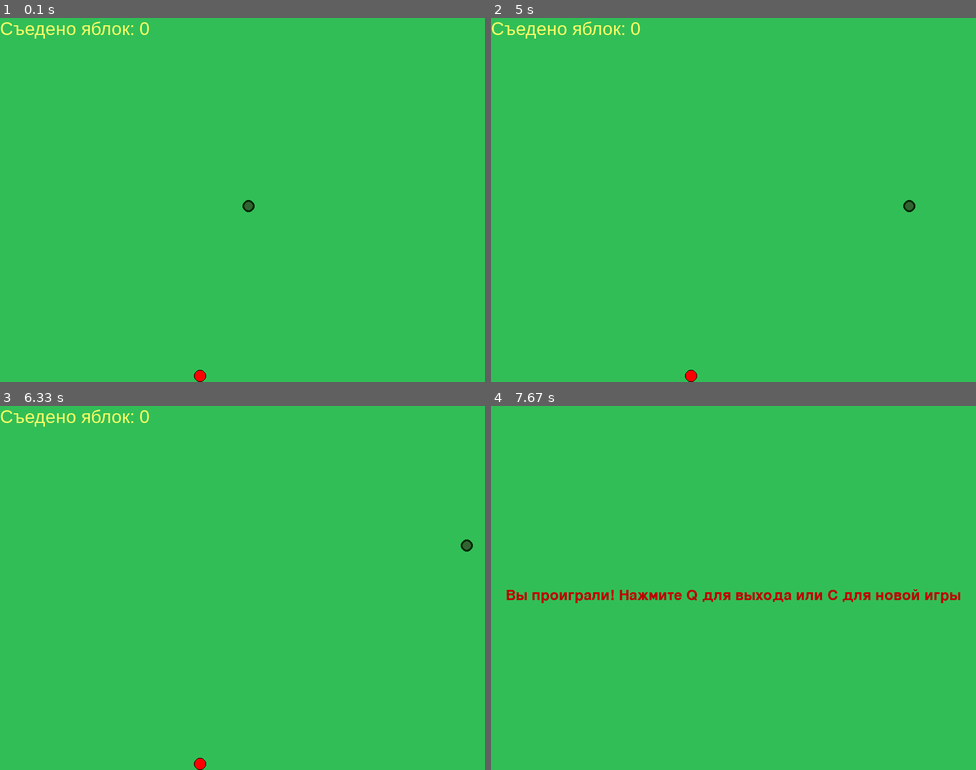
Above: before the commit, frames 1-4 (two rows, left to right).
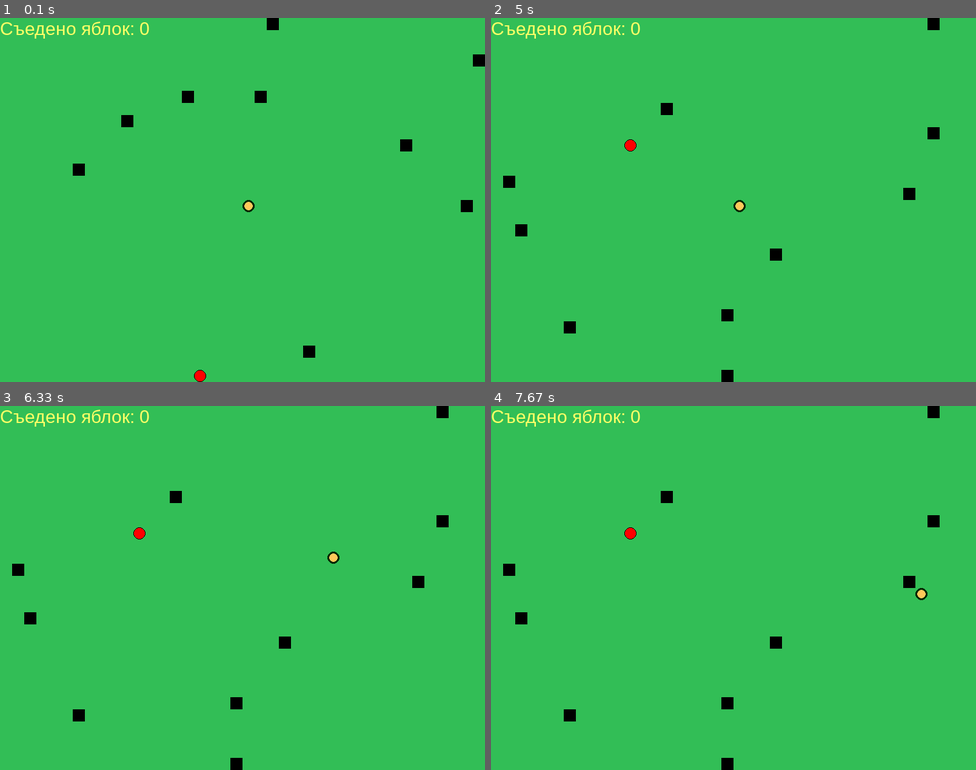
Above: after the commit, the same moments.

Repository: skylinetmk/MyPyGame
Game: pygame game, started from snake.py
The game is run twice, just before and just after one commit, with the same random seed, the same clock (stepped at 60 frames per second) and the same inputs.
Inputs:
- Up to frame 1 (0.1 s): no input
- Up to frame 2 (5 s): hold Right 0.33-0.8 s; hold Up 0.83-1.13 s; hold Right 1.17-1.63 s; hold Down 2.23-2.53 s; hold Left 2.57-2.97 s; hold Up 3-3.37 s; hold Right 3.4-4.03 s; hold Down 4.07-4.43 s; hold Left 4.47-4.93 s; tap C at 4.97 s
- Up to frame 3 (6.33 s): hold Right 5.3-5.77 s; hold Up 5.8-6.1 s; hold Right from 6.13 s (still down)
- Up to frame 4 (7.67 s): release Right at 6.6 s; hold Left 6.63-7.17 s; hold Down 7.2-7.5 s; hold Left from 7.53 s (still down)

The runs differ from the first frame. In frame 1, 0.8% of the frame differs, in the area x 15-100%, y 0-94%; in frame 2, 1.1%; in frame 3, 1.1%; in frame 4, 2.6%, in the area x 0-97%, y 0-100%.

Commit message:
Сделали функицию отрисовки препятсвий (my_barriers). Проверяем, чтоб еда не появилась в самом препятствии. Отрабатываем столкновение змейки с препятствием. Уровень препятствий можно регулировать, но пока в коде.

Diff:
--- a/snake.py
+++ b/snake.py
@@ -1,7 +1,6 @@
 import time
 import random
 import pygame
-
 
 #инициализируем pygame
 pygame.init()
@@ -20,13 +19,15 @@
 yellow = (255, 255, 102)
 dis_fon = (50, 190, 86)
 # змея
-snake_color1 = (50, 100, 50)
+snake_color1 = (255, 200, 90)
 snake_color2 = (40, 20, 100)
 snake_color_contur = (0, 40, 0)
 # еда
 food_color1 = (255, 0, 0)
 food_color2 = (0, 0, 0)
 dispay_mes_color = (190, 0, 0)
+#преграда
+barriers_color = (0, 0, 0)
 
 #стиль выводимого текста на экран при ошибках или окончании игры
 font_style = pygame.font.SysFont(None, 35)
@@ -36,7 +37,9 @@
 snake_speed = 10 #Ограничим скорость движения змейки
 snake_block = 20 #размер блока змейки
 
-
+#вводим уровень сложности (количество преград)
+#input_level = input("ВВЕДИТЕ УРОВЕНЬ СЛОЖНОСТИ:(1-100): ")
+input_level = 10
 #Создадим функцию, которая будет показывать нам сообщения на игровом экране.
 def display_message(msg,color):
     message_text = font_style.render(msg, True, color)
@@ -66,10 +69,27 @@
     pygame.draw.circle(dis, food_color1, [x + snake_block/2, y + snake_block/2],  snake_block/2) #само тело яблока
     pygame.draw.circle(dis, food_color2, [x + snake_block / 2, y + snake_block / 2], snake_block/2, 1) #окантовка яблока
 
+#функция отображения текущего счета
 def score(score_text):
    value = score_font.render("Съедено яблок: " + str(score_text), True, yellow)
    dis.blit(value, [0, 0])
 
+#функция отрисовки преград для змейки
+def my_barriers(barriers_list):
+    for i in barriers_list:
+        pygame.draw.rect(dis, barriers_color, [i[0], i[1], snake_block, snake_block])
+
+#функция формирования массива преград
+def barrierslist(level):
+    barriers_list = []
+    for i in range(level):
+            barier_x = round(random.randrange(0, display_width - snake_block) / snake_block) * snake_block
+            barier_y = round(random.randrange(0, display_height - snake_block) / snake_block) * snake_block
+            barriers_list.append([barier_x, barier_y])
+    return barriers_list
+
+
+#основная функиця всей игровой логики игры
 def gameLoop(): #Описываем всю игровую логику в одной функции.
     # переменная статуса игры (продолжаеся или закончена)
     game_over = False
@@ -81,6 +101,7 @@
     Length_of_snake = 1
     global_key_go = 0
 
+    barriers_List = []
 
     # стартовое положение змейки - середина экрана
     snake_x = display_width / 2  # Указываем начальное значение положения змейки по оси х.
@@ -89,10 +110,21 @@
     snake_x_change = 0  # Создаём переменную, которой в цикле while будут присваиваться значения изменения положения змейки по оси х.
     snake_y_change = 0  # создаём переменную, которой в цикле while будут присваиваться значения изменения положения змейки по оси y.
 
-    # Создаём переменную, которая будет указывать расположение еды по оси х.
-    foodx = round(random.randrange(0, display_width - snake_block) / snake_block) * snake_block
-    # Создаём переменную, которая будет указывать расположение еды по оси y.
-    foody = round(random.randrange(0, display_height - snake_block) / snake_block) * snake_block
+    def new_food():
+        # Создаём переменную, которая будет указывать расположение еды по оси х.
+        foodx = round(random.randrange(0, display_width - snake_block) / snake_block) * snake_block
+        # Создаём переменную, которая будет указывать расположение еды по оси y.
+        foody = round(random.randrange(0, display_height - snake_block) / snake_block) * snake_block
+        return [foodx, foody]
+
+    # преграды
+    barriers_List = barrierslist(int(input_level))
+    #первоначальное появление еды
+    new_food_xy = new_food()
+    while new_food_xy in barriers_List:
+        new_food_xy = new_food()
+    foodx = new_food_xy[0]
+    foody = new_food_xy[1]
 
 
     #пока игра продолжается
@@ -137,6 +169,9 @@
         # проверяем новое значение положение головы змейки, если за пределами экрана, то окончание игры
         if snake_x >= display_width or snake_x < 0 or snake_y >= display_height or snake_y < 0:
             game_close = True
+        #змейка врезалась в препятствие
+        if ([snake_x, snake_y] in barriers_List):
+            game_close = True
 
         snake_x += snake_x_change #Записываем новое значение положения змейки по оси х.
         snake_y += snake_y_change #Записываем новое значение положения змейки по оси y.
@@ -144,6 +179,7 @@
         dis.fill(dis_fon)
         # рисуем еду змейки
         my_apple(foodx, foody)
+
         # Создаём список, в котором будет храниться показатель длины змейки при движениях.
         snake_Head = []
         snake_Head.append(snake_x)  # Добавляем значения в список при изменении по оси х.
@@ -156,13 +192,24 @@
                 game_close = True
         # рисуем змейку
         my_snake(snake_block, snake_List)
+        # рисуем препятствия
+        my_barriers(barriers_List)
+
         # выводим текущий счет съеденных яблок
         score(Length_of_snake - 1)
         pygame.display.update() #обновляем дисплей
 
-        if snake_x == foodx and snake_y == foody:  # Указываем, что в случаях, если координаты головы змейки совпадают с координатами еды, еда появляется в новом месте, а длина змейки увеличивается на одну клетку.
-            foodx = round(random.randrange(0, display_width - snake_block) / snake_block) * snake_block
-            foody = round(random.randrange(0, display_height - snake_block) / snake_block) * snake_block
+
+        # Указываем, что в случаях, если координаты головы змейки совпадают с координатами еды, еда появляется в новом месте, а длина змейки увеличивается на одну клетку.
+        if (snake_x == foodx and snake_y == foody):
+            new_food_xy = new_food()
+            foodx = new_food_xy[0]
+            foody = new_food_xy[1]
+            # пересоздаем координаты, если  они попадают в препятствие
+            while new_food_xy in barriers_List:
+                new_food_xy = new_food()
+                foodx = new_food_xy[0]
+                foody = new_food_xy[1]
             Length_of_snake += 1
 
         clock.tick(snake_speed) #скорость игры
